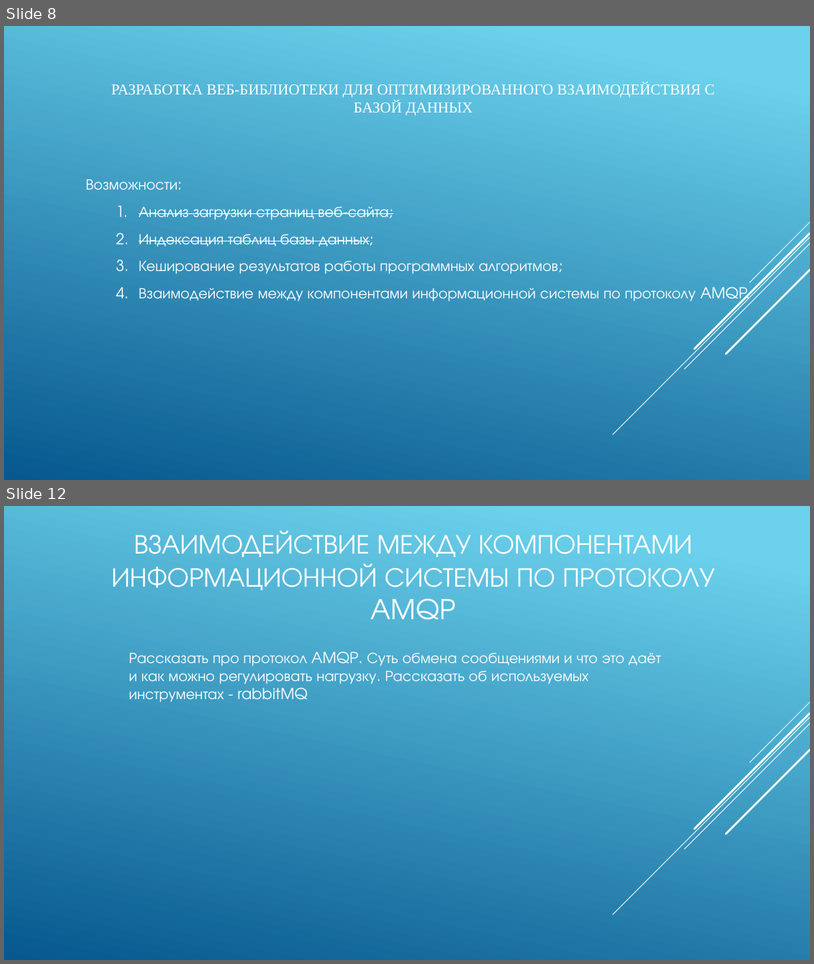
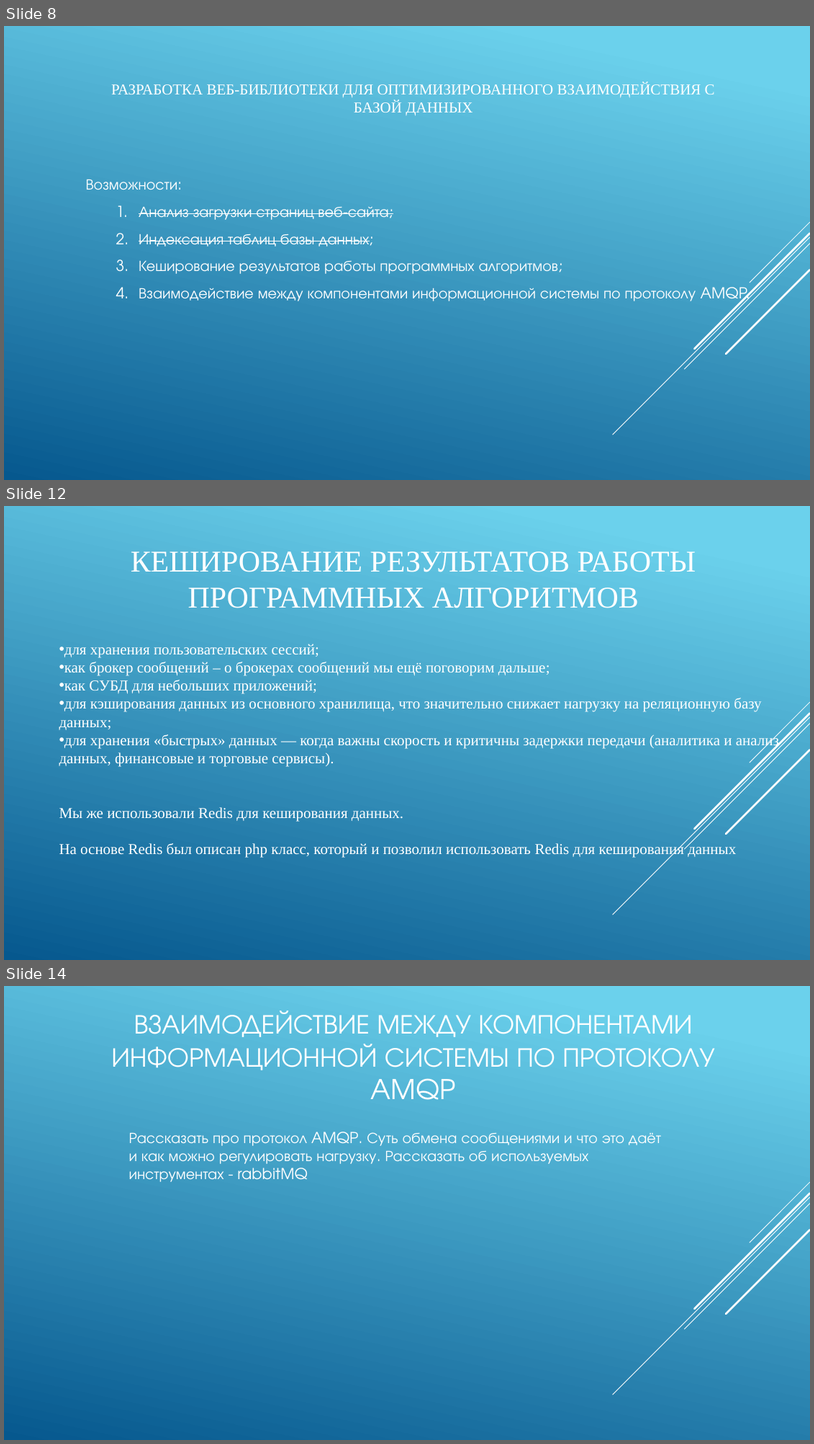
Before and after one commit to IgorTyutyunov/-, a slide deck: ВКР_5.pptx. Shown one above the other, each under a label of ours: slides 8 and 12 before the commit, slides 8, 12 and 14 after it; the slides between them are not shown. The pictures are 814x964 and 814x1444 pixels, drawn with LibreOffice and Linux fonts; fonts in the diff are those of the drawing. Boxes give left, top, right and bottom in pixels: in the first picture for what was removed or moved away, otherwise in the second. Text is boxed around its words. In the diff, an @@ line names an element or a change of style, - is before the commit and + after.

```diff
--- a/ВКР_5.pptx
+++ b/ВКР_5.pptx
@@ slide 12 added at bbox=[4, 506, 810, 960], background gradient #6ED2EB to #06588E; not listed: 5 template elements that a slide beside it also shows @@
@@ title added at bbox=[131, 551, 697, 608], 36 pt, text #FFFFFF @@
+КЕШИРОВАНИЕ РЕЗУЛЬТАТОВ РАБОТЫ ПРОГРАММНЫХ АЛГОРИТМОВ
@@ text added at bbox=[59, 644, 779, 857], 18 pt, text #FFFFFF @@
+• для хранения пользовательских сессий;
+• как брокер сообщений – о брокерах сообщений мы ещё поговорим дальше;
+• как СУБД для небольших приложений;
+• для кэширования данных из основного хранилища, что значительно снижает нагрузку на реляционную базу данных;
+• для хранения «быстрых» данных — когда важны скорость и критичны задержки передачи (аналитика и анализ данных, финансовые и торговые сервисы).
+Мы же использовали Redis для кеширования данных.
+На основе Redis был описан php класс, который и позволил использовать Redis для кеширования данных
@@ what was slide 12 is now slide 14 @@
```
Also in this commit, not shown: 2 slides changed, 2 other slides added, 1 slide removed.
